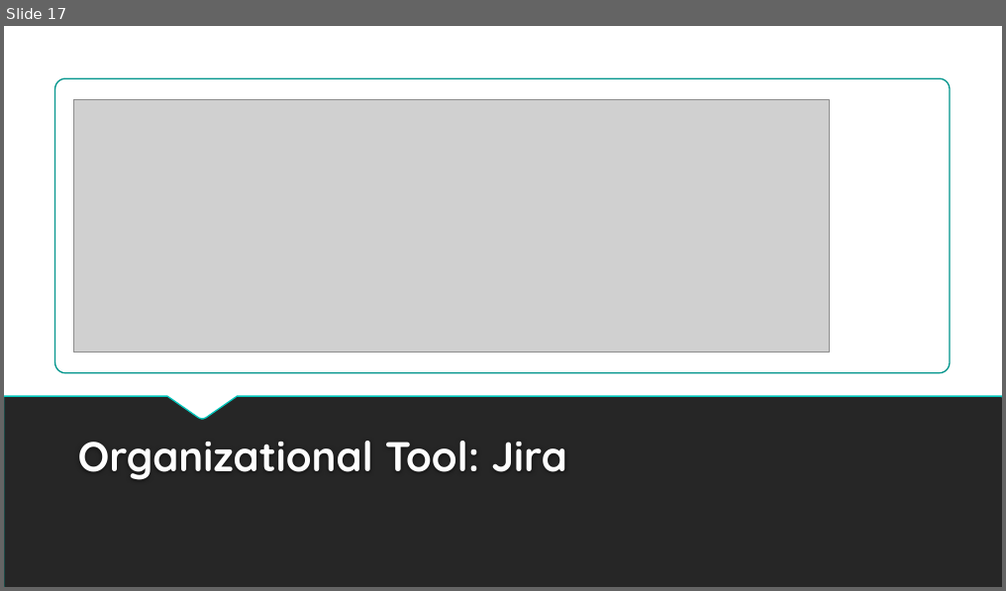
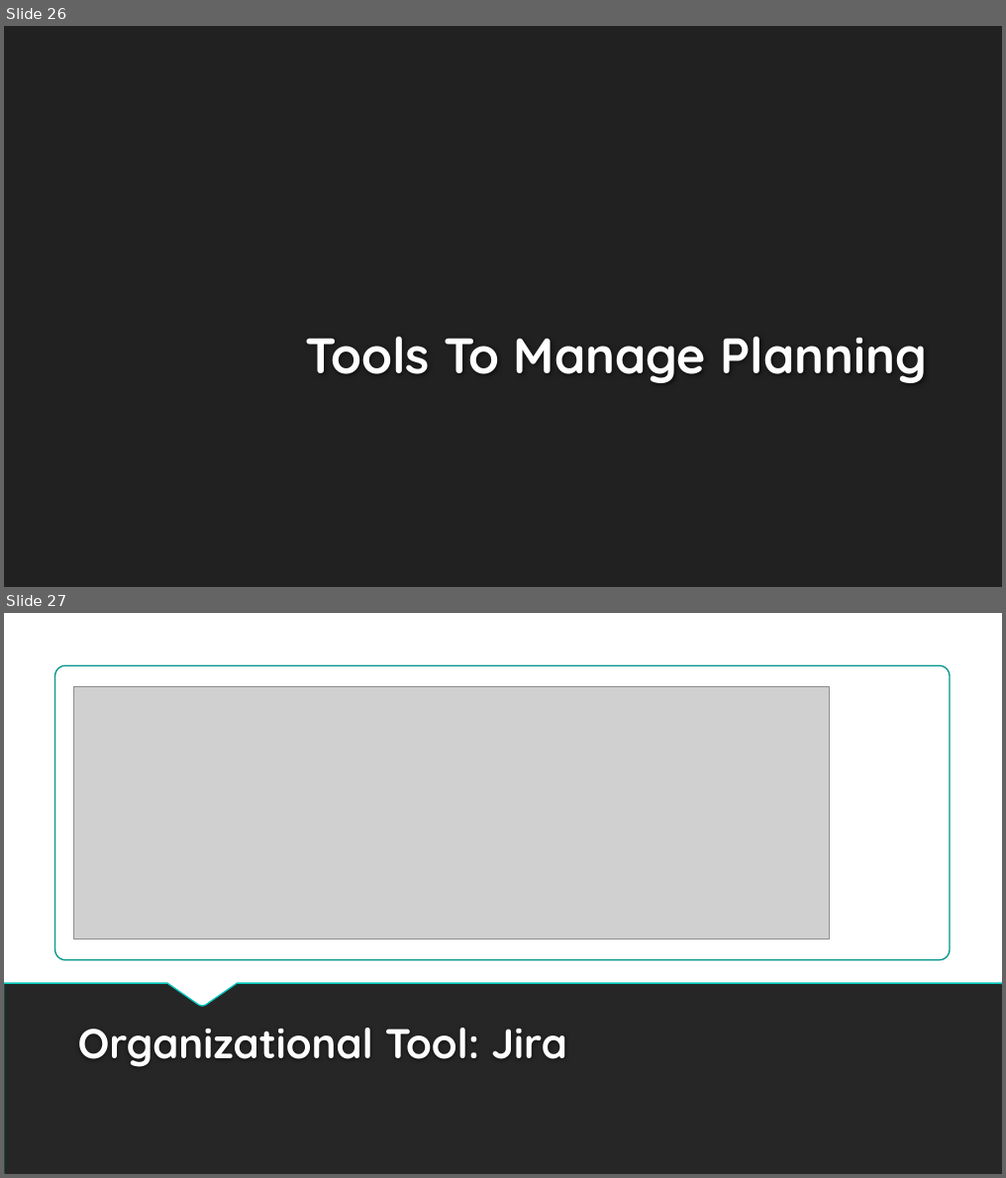
Before and after one commit to hexa-decim8/ISBPM, a slide deck: Class_Materials/Week_3/Day_1/ISBPM w3d1.pptx. Shown one above the other, each under a label of ours: slide 17 before the commit, slides 26 and 27 after it. The pictures are 1006x591 and 1006x1178 pixels, drawn with LibreOffice and Linux fonts; fonts in the diff are those of the drawing; grey boxes stand for pictures; background and template pictures are left out. Boxes give left, top, right and bottom in pixels: in the first picture for what was removed or moved away, otherwise in the second. Text is boxed around its words. In the diff, an @@ line names an element or a change of style, - is before the commit and + after.

```diff
--- a/Class_Materials/Week_3/Day_1/ISBPM w3d1.pptx
+++ b/Class_Materials/Week_3/Day_1/ISBPM w3d1.pptx
@@ slide 26 added at [4, 26, 1002, 587], background #212121 @@
@@ title added at [306, 336, 927, 383], 48 pt, text #FEFEFE, bold @@
+Tools To Manage Planning
@@ what was slide 17 is now slide 27 @@
```
Also in this commit, not shown: 4 slides changed, 27 other slides added, 1 slide removed, 5 other files.
